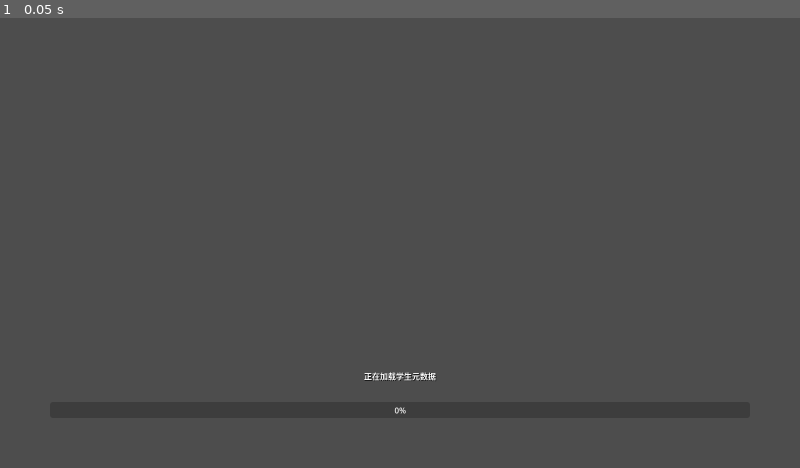
Above: before the commit, frame 1.
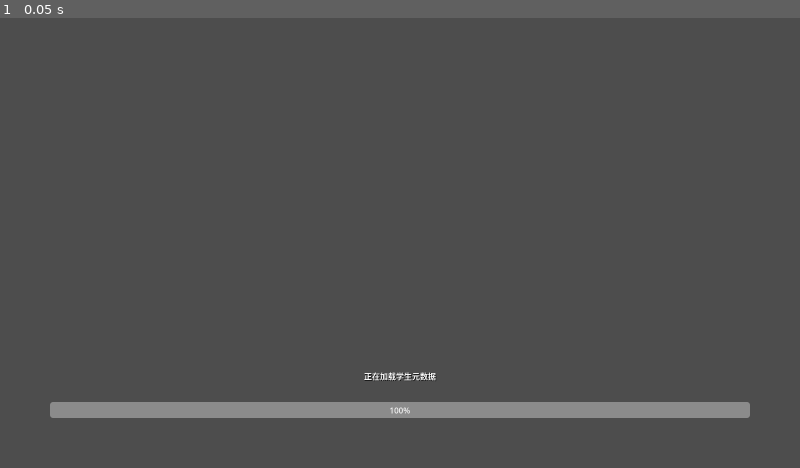
Above: after the commit, the same moment.

Repository: Arathi/brak-resplan-g
Game: Godot game, scene res://scenes/loading_scene.tscn
Two runs of this game, one before a commit and one after it. Both use one fixed random seed, a clock stepped at 60 frames per second and the inputs below. Before the commit the project has no main scene; this scene is started directly in both runs.
Inputs:
- Up to frame 1 (0.05 s): no input

The runs differ from the first frame. In frame 1, 3.1% of the frame differs, in the area x 6-94%, y 85-89%.
Error in both runs: Invalid cast: could not convert value to 'Array'. (res://scripts/metadata_loader.gd:22)

Commit message:
设置LoadingScene为启动界面
1, 进度条设置

Signed-off-by: Arathi <ssdfa7@gmail.com>

Diff:
--- a/project.godot
+++ b/project.godot
@@ -11,6 +11,7 @@
 [application]
 
 config/name="brak-resplan-g"
+run/main_scene="res://scenes/loading_scene.tscn"
 config/features=PackedStringArray("4.1", "Mobile")
 config/icon="res://icon.svg"
 
--- a/scenes/loading_scene.gd
+++ b/scenes/loading_scene.gd
@@ -71,6 +71,10 @@
 	var amount = resources.size()
 	var scan_counter = 0
 	var exists_counter = 0
+
+	progress_bar.min_value = 0
+	progress_bar.max_value = amount
+
 	for res in resources:
 		description.set_text("正在检查本地资源（%d / %d）" % [exists_counter+1, amount])
 		resource_name.set_text(res)
@@ -79,6 +83,7 @@
 			UserResourceLoader.load_image_texture(res)
 			resources[res] = ResourceStatus.Completed
 			exists_counter += 1
+			progress_bar.value = exists_counter
 		scan_counter += 1
 	pass
 
